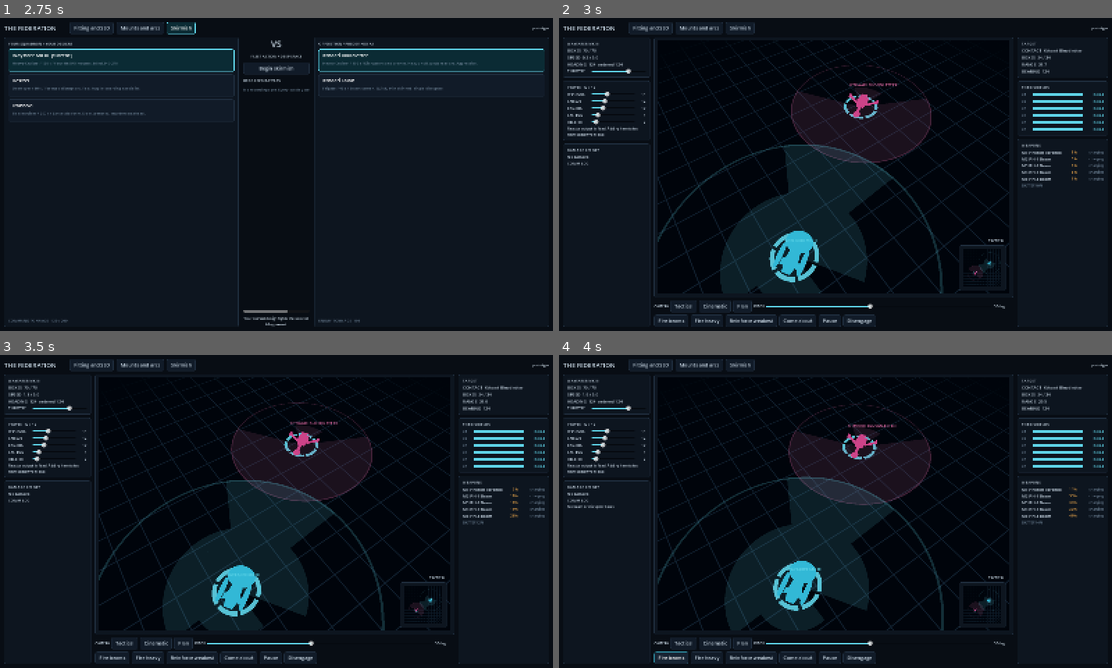
Above: before the commit, frames 1-4 (two rows, left to right).
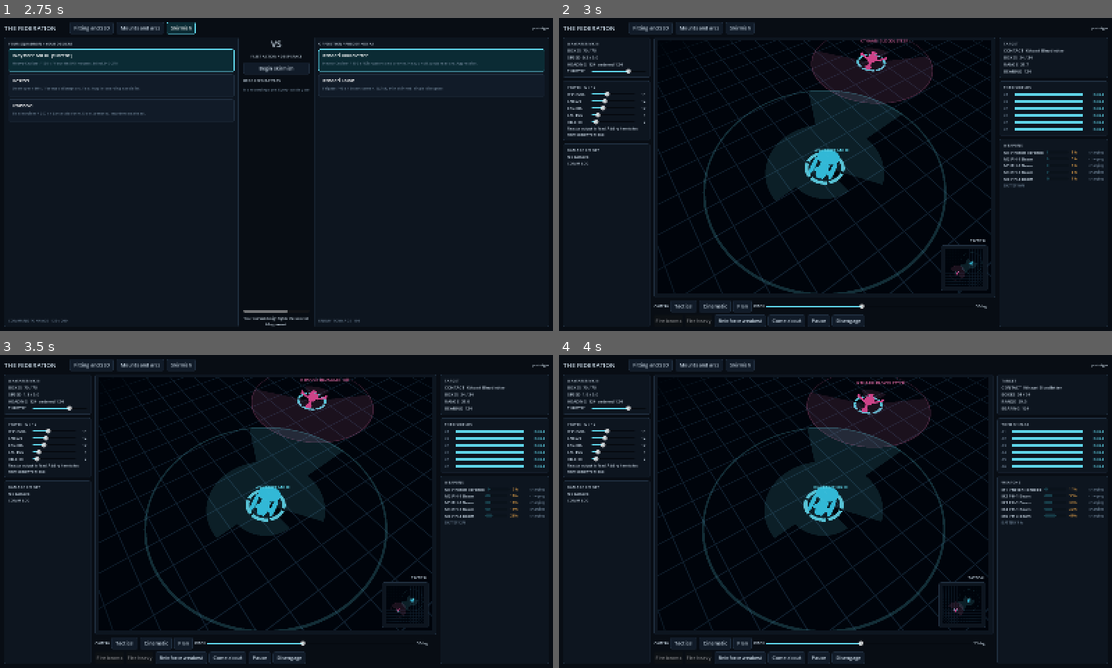
Above: after the commit, the same moments.

Repository: RubenTipparach/the-federation
Game: Godot game, scene res://scenes/main.tscn
Two runs of this game, one before a commit and one after it. Both use one fixed random seed, a clock stepped at 60 frames per second and the inputs below.
Inputs (mouse positions are in pixels of both pictures, inside the frame that each line leads up to):
- Up to frame 1 (2.75 s): click "Fitting and SSD" at 0.5 s; click "Mounts and arcs" at 1.25 s; click "Skirmish" at 2 s
- Up to frame 2 (3 s): click "Begin skirmish" at 2.75 s
- Up to frame 3 (3.5 s): no input
- Up to frame 4 (4 s): click (669, 658) at 3.5 s, where only the run before the commit has a clickable "Fire beams"

Frame 1 is identical in both runs. In frame 2, 17% of the frame differs, in the area x 17-95%, y 6-99%; in frame 3, 17%; in frame 4, 18%, in the area x 1-95%, y 6-99%.

Commit message:
Center the camera on the ship, steer by side, and gate firing on the capacitor
Five changes to flying and shooting.

The camera orbits the player's ship rather than the arena origin, and it
follows every frame, so turning and closing keep the ship in the middle
instead of sliding it off the edge.

Clicking to one side of the ship turns it that way. The gesture is now
"come left" or "come right" by a tuned step, which is what a helm order
actually is, rather than "fly to this point".

Ships bank into their turns, eased so they settle rather than snap. Roll is
presentation only: the simulation still flies on a plane.

Firing stays manual, and now says so. Every weapon row carries a capacitor
bar that fills as it charges, and the fire buttons are lit only when a
weapon of that family is charged and bearing, so a lit button always means
a shot will happen and a dark one always means it will not.

Only commands that took effect are recorded. A fire order with nothing
bearing or a transfer the shields refused changed nothing, and writing it
down would make a replay carry orders that were never carried out.

Co-Authored-By: Claude Opus 5 <noreply@anthropic.com>
Claude-Session: https://claude.ai/code/session_01CvwCzyN7nJMTRzM6y36WyC

Diff:
--- a/data/tuning.json
+++ b/data/tuning.json
@@ -32,7 +32,10 @@
     "seeker_lifetime": 30.0,
     "shield_bias_weight": 2.5,
     "shield_transfer_amount": 5.0,
-    "replay_step": 0.03333333333333333
+    "replay_step": 0.03333333333333333,
+    "helm_click_turn_deg": 30.0,
+    "bank_deg_per_turn_rate": 1.1,
+    "bank_ease": 4.0
   },
   "power": {
     "sinks": [
--- a/scenes/ui/weapon_row.tscn
+++ b/scenes/ui/weapon_row.tscn
@@ -13,6 +13,14 @@
 theme_override_font_sizes/font_size = 12
 text = "Weapon"
 
+[node name="Cap" type="ProgressBar" parent="."]
+custom_minimum_size = Vector2(64, 8)
+layout_mode = 2
+size_flags_vertical = 4
+show_percentage = false
+max_value = 1.0
+step = 0.01
+
 [node name="Chip" type="Label" parent="."]
 layout_mode = 2
 theme_override_font_sizes/font_size = 10
--- a/src/sim/battle.gd
+++ b/src/sim/battle.gd
@@ -209,7 +209,11 @@
 			if index >= 0 and index < ships.size():
 				set_target(ship, ships[index])
 				ok = true
-	if record and log != null:
+	# Only what actually happened is written down. A fire order that found no
+	# weapon bearing, or a transfer the shields refused, changed nothing, and
+	# recording it would make a replay differ from the battle it came from by
+	# replaying orders that were never carried out.
+	if ok and record and log != null:
 		log.record(tick, actor, kind, args)
 	return ok
 
--- a/src/ui/combat_screen.gd
+++ b/src/ui/combat_screen.gd
@@ -162,6 +162,7 @@
 	elif not paused and not battle.over:
 		events = battle.step(delta)
 	_world().update_visuals(delta, events)
+	_world().follow_pivot(delta)
 	for e in events:
 		# Every event that narrates itself gets narrated: shots, launches,
 		# interceptions, and drones running out of fuel.
@@ -174,6 +175,20 @@
 	_refresh_target_label()
 	_position_ship_labels()
 
+
+
+## Clicking to one side of the ship turns it that way. The ship is the anchor,
+## so the gesture is "come left" or "come right" rather than "fly to this
+## point", which is what a helm order actually is.
+func _helm_click(at: Vector2) -> void:
+	var me: ShipState = battle.player()
+	var here: Vector2 = _world().screen_pos(me.pos)
+	var step: float = float(Catalog.tuning()["combat"]["helm_click_turn_deg"])
+	var side: float = 1.0 if at.x >= here.x else -1.0
+	var heading: float = me.ordered_heading + side * step
+	if battle.apply_command(0, "order", [heading, me.ordered_throttle]):
+		_note("Helm: come %s to %03d" % [
+			"starboard" if side > 0.0 else "port", int(Sectors.wrap_deg(heading))])
 
 
 # ---- replay ------------------------------------------------------------------
@@ -298,12 +313,7 @@
 			_drag_moved = 0.0
 		else:
 			if _dragging and _drag_moved < 6.0 and _can_command():
-				var p: Vector2 = world.plane_point(event.position)
-				if is_finite(p.x):
-					var me: ShipState = battle.player()
-					battle.apply_command(0, "order",
-						[Sectors.bearing_between(me.pos, p), me.ordered_throttle])
-					_note("Helm: come to %03d" % int(Sectors.bearing_between(me.pos, p)))
+				_helm_click(event.position)
 			_dragging = false
 	elif event is InputEventMouseMotion and _dragging:
 		_drag_moved += event.relative.length()
@@ -430,7 +440,42 @@
 
 # ---- hud ---------------------------------------------------------------------
 
+## Which families have a weapon charged and bearing right now. The fire
+## buttons are lit from this, so a lit button always means a shot will happen
+## and a dark one always means it will not.
+func _ready_families() -> Dictionary:
+	var out: Dictionary = { "beam": false, "heavy": false }
+	if battle == null:
+		return out
+	var me: ShipState = battle.player()
+	var foe: ShipState = battle.target_for(me)
+	for i in range(me.weapons_rt.size()):
+		var w: Dictionary = me.weapons_rt[i]["weapon"]
+		if w.is_empty():
+			continue
+		if not bool(me.fire_check(i, foe.pos)["ok"]):
+			continue
+		var family: String = String(w["family"])
+		if family in ["beam", "disruptor", "special"]:
+			out["beam"] = true
+		else:
+			out["heavy"] = true
+	return out
+
+
+func _sync_fire_buttons() -> void:
+	var ready: Dictionary = _ready_families()
+	var can: bool = _can_command()
+	for pair in [["FireBeams", "beam"], ["FireHeavy", "heavy"]]:
+		var button: Button = $Mid/Actions.get_node(String(pair[0]))
+		var lit: bool = can and bool(ready[String(pair[1])])
+		button.disabled = not lit
+		button.add_theme_color_override("font_color",
+			Palette.OK if lit else Palette.DIM)
+
+
 func _refresh_hud() -> void:
+	_sync_fire_buttons()
 	if battle == null:
 		return
 	var me: ShipState = battle.player()
--- a/src/ui/combat_world.gd
+++ b/src/ui/combat_world.gd
@@ -59,19 +59,40 @@
 	set_pitch(_pitch_deg + delta_pitch_deg)
 
 
+## The point the camera orbits: the player's ship, so turning and closing keep
+## the ship in the middle instead of sliding it off the edge of the arena.
+func pivot() -> Vector3:
+	if _battle == null or _battle.ships.is_empty():
+		return Vector3.ZERO
+	var p: Vector2 = _battle.player().pos
+	return Vector3(p.x, 0.0, p.y)
+
+
 func _apply_camera() -> void:
 	var az: float = deg_to_rad(_az_deg)
 	var el: float = deg_to_rad(_pitch_deg)
-	var pos: Vector3 = Vector3(
+	var focus: Vector3 = pivot()
+	var pos: Vector3 = focus + Vector3(
 		cos(el) * sin(az), sin(el), cos(el) * cos(az)) * _distance
 	$Camera.position = pos
 	# At exactly 90 degrees the camera looks along -Y and the default up axis
 	# is degenerate, so use +Z as up there: bearing 000 points up the screen,
 	# matching the plan inset convention.
 	if _pitch_deg > 89.0:
-		$Camera.look_at_from_position(pos, Vector3.ZERO, Vector3(0, 0, 1))
+		$Camera.look_at_from_position(pos, focus, Vector3(0, 0, 1))
 	else:
-		$Camera.look_at_from_position(pos, Vector3.ZERO, Vector3.UP)
+		$Camera.look_at_from_position(pos, focus, Vector3.UP)
+
+
+## Called every frame by the screen: the camera stays on the player and both
+## ships lean into their turns.
+func follow_pivot(delta: float = 0.0) -> void:
+	_apply_camera()
+	if delta > 0.0:
+		for rig_name in ["PlayerRig", "EnemyRig"]:
+			var rig: Node = get_node_or_null(rig_name)
+			if rig != null:
+				rig.update_bank(delta)
 
 
 func update_visuals(delta: float, events: Array[Dictionary]) -> void:
--- a/src/ui/ship_rig.gd
+++ b/src/ui/ship_rig.gd
@@ -52,6 +52,26 @@
 	refresh()
 
 
+## How far the ship is rolled into its turn, eased so it settles rather than
+## snapping. Presentation only: the sim has no roll, ships fly on a plane.
+var _bank_deg: float = 0.0
+
+
+func update_bank(delta: float) -> void:
+	if _state == null:
+		return
+	var combat: Dictionary = Catalog.tuning()["combat"]
+	# Rolling toward the side it is turning to: a positive turn delta is
+	# clockwise seen from above, which banks the starboard wing down.
+	var want: float = clampf(
+		Sectors.turn_delta(_state.heading, _state.ordered_heading), -90.0, 90.0)
+	var target: float = -want / 90.0 * _state.turn_rate() * float(
+		combat["bank_deg_per_turn_rate"])
+	_bank_deg = lerpf(_bank_deg, target, clampf(
+		delta * float(combat["bank_ease"]), 0.0, 1.0))
+	$Hull.rotation.z = deg_to_rad(_bank_deg)
+
+
 func refresh() -> void:
 	if _state == null:
 		return
--- a/src/ui/weapon_row.gd
+++ b/src/ui/weapon_row.gd
@@ -17,6 +17,13 @@
 func paint(display_name: String, reason: String, charge: float) -> void:
 	$Name.text = display_name
 	$Name.add_theme_color_override("font_color", Palette.FG)
+	# The capacitor is the thing a captain watches: a bar that fills, and a
+	# chip that says why the shot cannot be taken when it is full.
+	var bar: ProgressBar = $Cap
+	bar.value = clampf(charge, 0.0, 1.0)
+	var full: bool = charge >= 1.0
+	bar.modulate = Palette.OK if reason == "bears" else (
+		Palette.CYAN if full else Palette.CYAN_DIM)
 	var chip: String = "RDY" if reason == "bears" else reason.to_upper()
 	if reason == "charging":
 		chip = "%d%%" % int(charge * 100.0)
--- a/tests/run_tests.gd
+++ b/tests/run_tests.gd
@@ -275,7 +275,10 @@
 	var live = _scripted_battle(true)
 	var log = live.log
 	ok(log != null, "a battle can be recorded")
-	ok(log.commands.size() >= 9, "every command is written down")
+	# Only the orders that took effect are recorded, so this is fewer than the
+	# script issued: a fire order with nothing bearing changed nothing.
+	ok(log.commands.size() >= 5, "the orders that took effect are written down")
+	ok(log.commands.size() <= 11, "and the ones that did nothing are not")
 	eq(int(log.commands[0][0]), 0, "commands carry the tick they were given on")
 	eq(String(log.commands[0][2]), "order", "and the kind")
 
@@ -325,6 +328,22 @@
 	eq(int(loaded.dt * 1000.0), int(log.dt * 1000.0), "the step size is part of the setup")
 	eq(String(loaded.player_hull), "wayfarer", "the design is part of the setup")
 	eq(String(loaded.enemy_hull), "bloodletter", "and so is the opponent")
+
+
+	# Only valid commands are recorded: a refused order is not part of the
+	# battle, and replaying it would diverge from what happened.
+	var strict = BattleLib.create_duel(FitLib.create_default("wayfarer"), "talon", 8)
+	strict.log = LogLib.create(strict.player().fit, "talon", 8, 1.0 / 30.0)
+	ok(strict.apply_command(0, "order", [90.0, 1.0]), "a helm order is valid")
+	eq(strict.log.commands.size(), 1, "and is recorded")
+	strict.player().shields[0] = strict.player().shield_max
+	ok(not strict.apply_command(0, "transfer_shield", [1, 0]),
+		"a transfer into a full facing is refused")
+	eq(strict.log.commands.size(), 1, "and is not recorded")
+	ok(not strict.apply_command(0, "fire", [0]), "an uncharged weapon cannot fire")
+	eq(strict.log.commands.size(), 1, "and that is not recorded either")
+	ok(not strict.apply_command(9, "order", [0.0, 0.0]), "an unknown actor is refused")
+	eq(strict.log.commands.size(), 1, "and nothing is written for it")
 
 	# Replaying a log must never alter it.
 	var before: int = log.commands.size()
